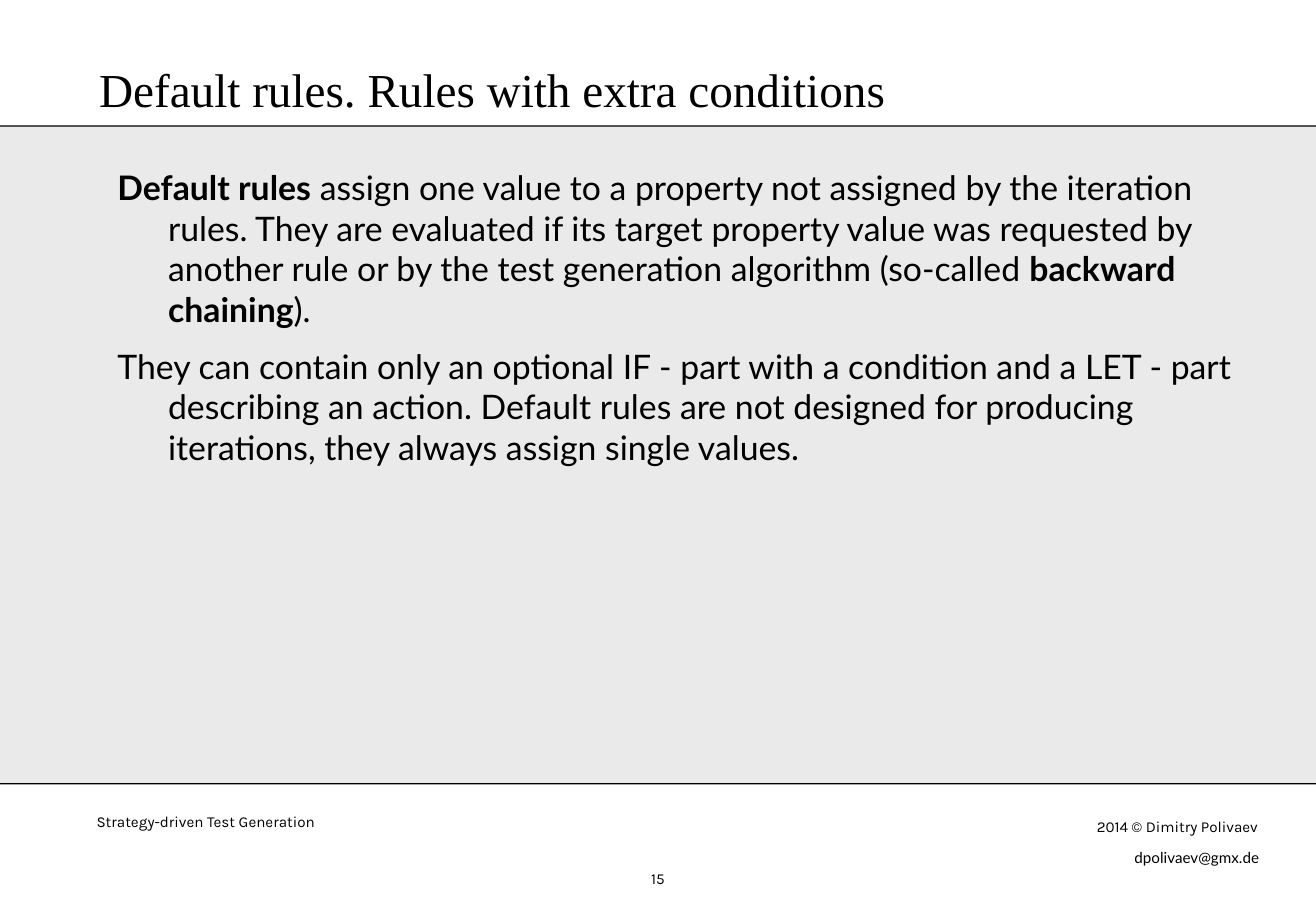
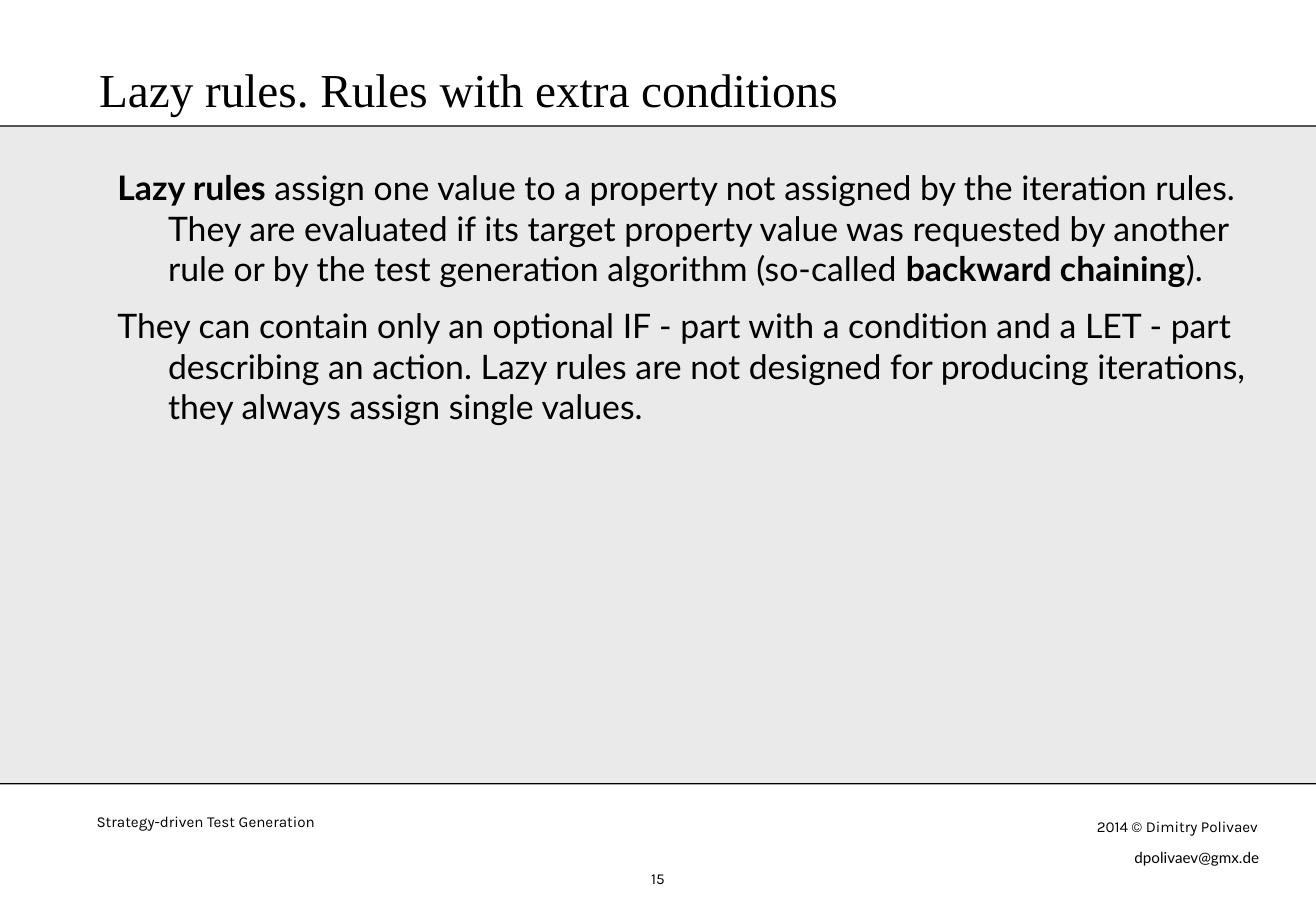
Before and after one commit to dpolivaev/test-generation, a slide deck: slide 15 of doc/StrategyDrivenTestGeneration-demo.odp. Drawn at 1316x911 pixels with LibreOffice and Linux fonts; fonts in the diff are those of the drawing. Boxes give left, top, right and bottom in pixels: in the first picture for what was removed or moved away, otherwise in the second. Text is boxed around its words. In the diff, an @@ line names an element or a change of style, - is before the commit and + after.

Commit message:
use keyword "lazy" instead of "default" for rules in presentations

```diff
--- a/doc/StrategyDrivenTestGeneration-demo.odp
+++ b/doc/StrategyDrivenTestGeneration-demo.odp
@@ title at box(99, 74, 837, 116): text changed @@
-Default rules. Rules with extra conditions
+Lazy rules. Rules with extra conditions
@@ text at box(117, 175, 1245, 425): text changed @@
-Default rules assign one value to a property not assigned by the iteration rules. They are evaluated if its target property value was requested by another rule or by the test generation algorithm (so-called backward chaining).
-They can contain only an optional IF - part with a condition and a LET - part describing an action. Default rules are not designed for producing iterations, they always assign single values.
+Lazy rules assign one value to a property not assigned by the iteration rules. They are evaluated if its target property value was requested by another rule or by the test generation algorithm (so-called backward chaining).
+They can contain only an optional IF - part with a condition and a LET - part describing an action. Lazy rules are not designed for producing iterations, they always assign single values.
```
Also in this commit, not shown: 2 other slides changed, 1 other file.
